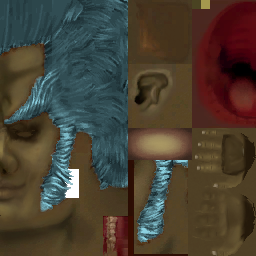
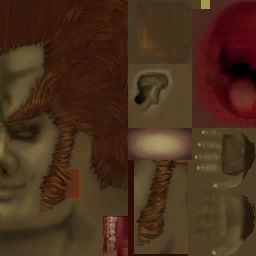
Layer changes from the first 256px x 256px image to the second:
renamed "FitGanon00FaceTemplate copia" to "Tono/saturación 1", blend normal → color, moved it into group "Yellow", painted on it, masked it over (x1=0, y1=0, x2=256, y2=243)
renamed "Livello 1 copia" to "Sfondo", painted on it over (x1=0, y1=0, x2=256, y2=246)
